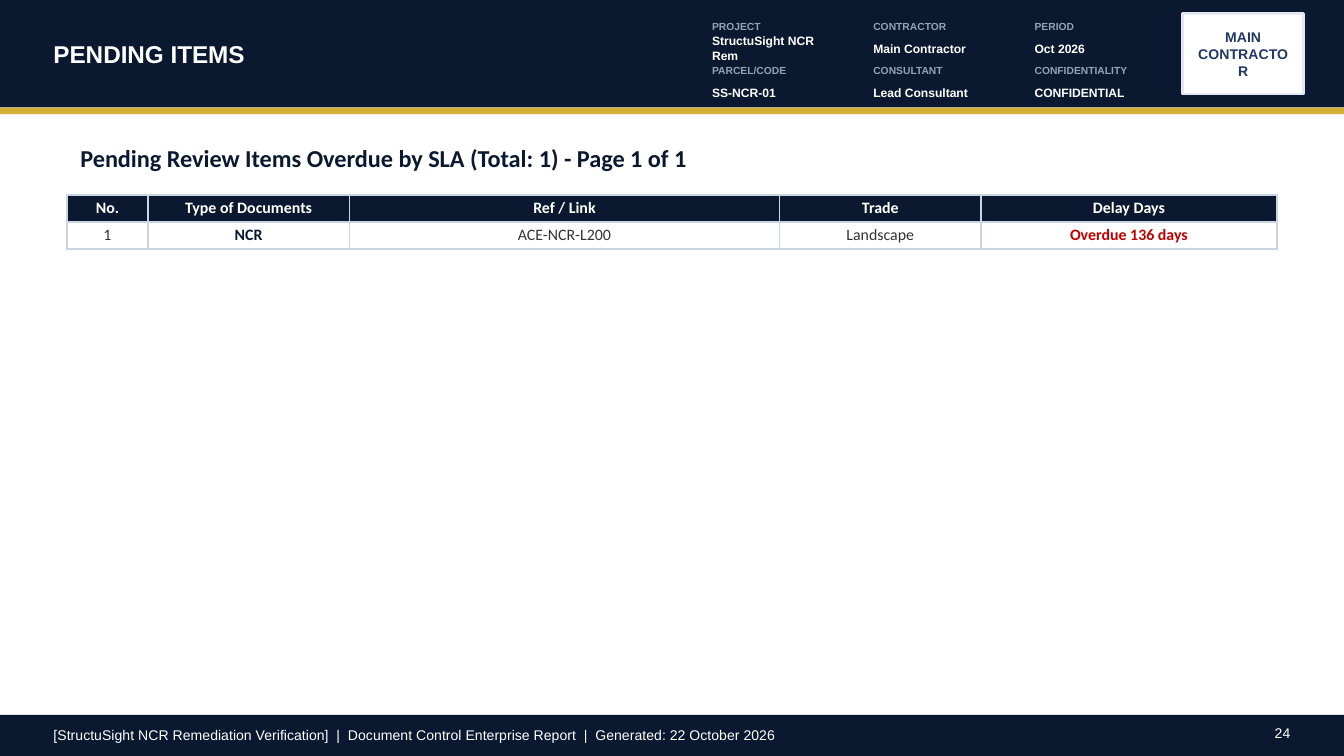
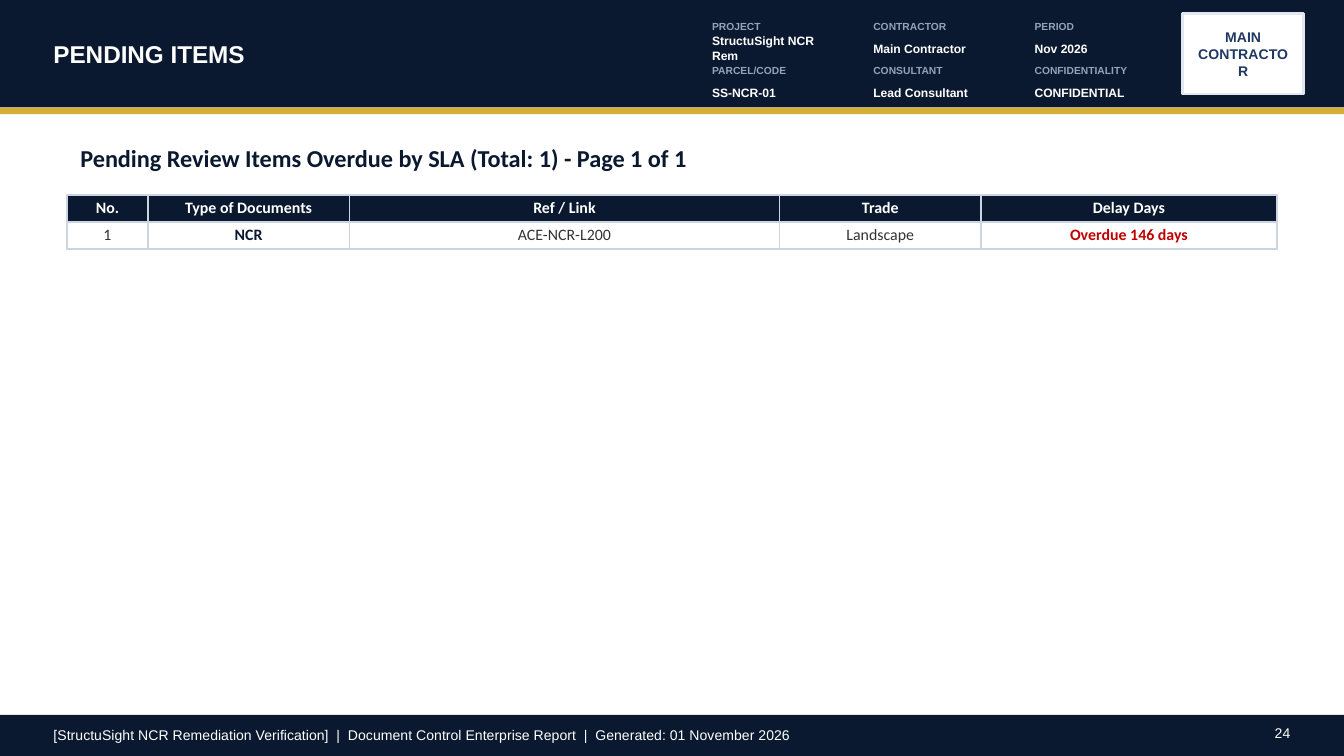
Before and after one commit to ezzeldinrashad197-sudo/ezzeldinrashad197-sudo, a slide deck: slide 24 of evidence/certification/StructuSight-NCR-Verification.pptx. Drawn at 1344x756 pixels with LibreOffice and Linux fonts; fonts in the diff are those of the drawing. Boxes give left, top, right and bottom in pixels: in the first picture for what was removed or moved away, otherwise in the second. Text is boxed around its words. In the diff, an @@ line names an element or a change of style, - is before the commit and + after.

Commit message:
feat(analytics): add presentation hierarchy and labels
Implement architectural submittal tracking (DOC-ARCH), refine export labeling logic, and integrate a dedicated presentation hierarchy test to the verification suite.

```diff
--- a/evidence/certification/StructuSight-NCR-Verification.pptx
+++ b/evidence/certification/StructuSight-NCR-Verification.pptx
@@ text at [1035, 44, 1088, 53]: text changed @@
-Oct 2026
+Nov 2026
@@ table at [67, 195, 1277, 329] @@
-row 2, column 5: Overdue 136 days
+row 2, column 5: Overdue 146 days
@@ text at [53, 730, 789, 743]: text changed @@
-[StructuSight NCR Remediation Verification] | Document Control Enterprise Report | Generated: 22 October 2026
+[StructuSight NCR Remediation Verification] | Document Control Enterprise Report | Generated: 01 November 2026
```
Also in this commit, not shown: 16 other slides changed, 8 other files.
